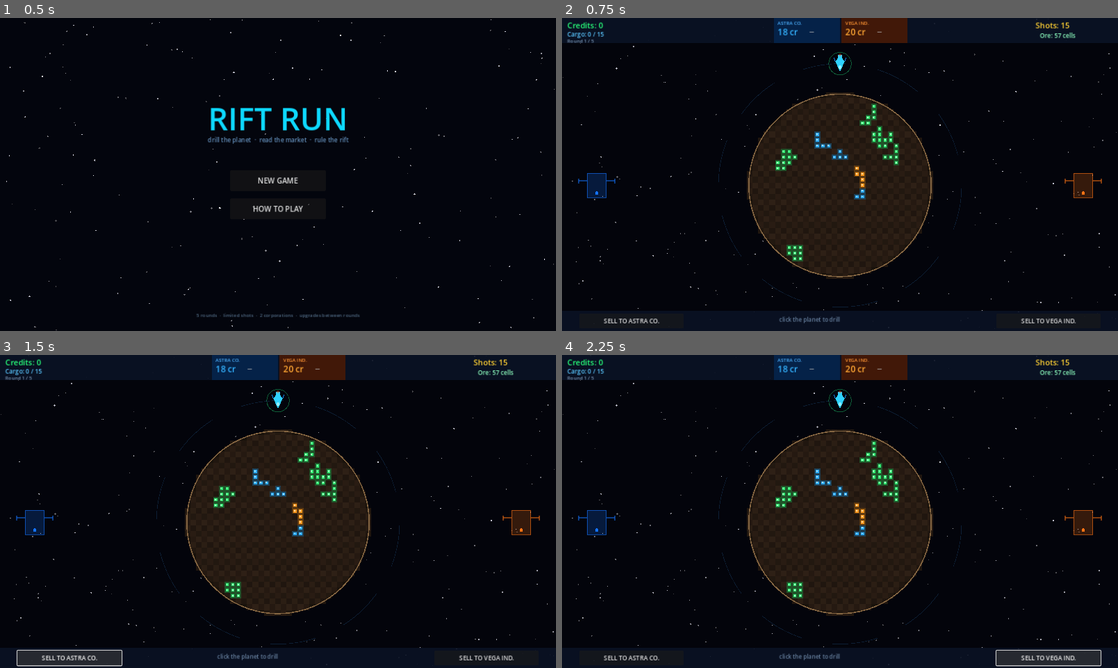
Above: before the commit, frames 1-4 (two rows, left to right).
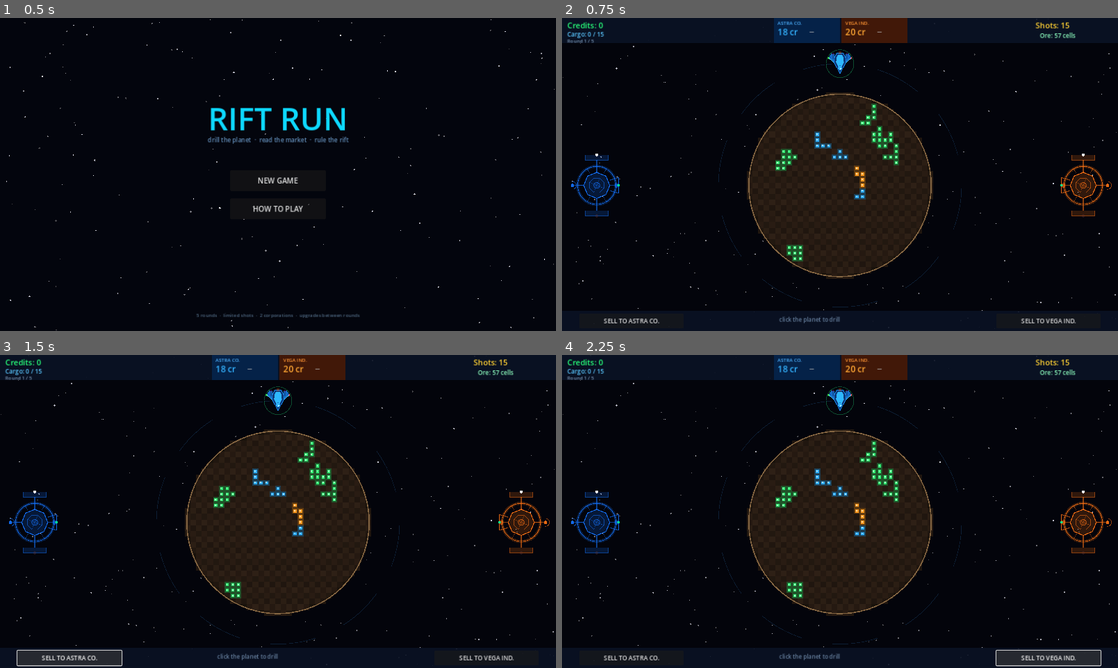
Above: after the commit, the same moments.

Repository: Chouinate/RiftRun
Game: Godot game, scene res://scenes/TitleScreen.tscn
The game is run twice, just before and just after one commit, with the same random seed, the same clock (stepped at 60 frames per second) and the same inputs.
Inputs:
- Up to frame 1 (0.5 s): no input
- Up to frame 2 (0.75 s): click "NEW GAME" at 0.5 s
- Up to frame 3 (1.5 s): click "SELL TO ASTRA CO." at 1.25 s
- Up to frame 4 (2.25 s): click "SELL TO VEGA IND." at 2 s

Frame 1 is identical in both runs. In frame 2, 1.3% of the frame differs, in the area x 1-99%, y 10-64%; in frame 3, 1.3%; in frame 4, 1.3%.

Commit message:
feat: better sprites, space station visuals, anti-correlated prices, cargo pod
- Ship: multi-layer hull with dark base + bright panel, proper wings with
  tip lights, side engine pods, oval cockpit with glare, tricolor exhausts
- Stations: octagonal hub, habitat ring with spokes, solar arrays with cell
  dividers, docking bay with approach arms, antenna dish, multi-phase running
  lights (blinking at staggered intervals)
- Prices: anti-correlated drift (shared swing moves alpha/beta in opposite
  directions) so one station is always clearly better; also fix price labels
  not refreshing after each update
- CargoPod: new script — small animated shuttle that flies from ship to
  chosen station; cargo is reserved on click, credits awarded on arrival
- pod_speed upgrade added (4 levels, 130→350 px/s) and shown in shop

https://claude.ai/code/session_0136tB8HxmH7uTAhZivJfW1J

Diff:
--- /dev/null
+++ b/scripts/CargoPod.gd
@@ -0,0 +1,84 @@
+## CargoPod.gd
+## A small cargo shuttle that flies from the player ship to a sell station.
+## Emits pod_arrived(corp, cargo_amount) on arrival, then frees itself.
+class_name CargoPod
+extends Node2D
+
+signal pod_arrived(corp: String, cargo_amount: int)
+
+var _corp:        String  = ""
+var _cargo:       int     = 0
+var _target:      Vector2 = Vector2.ZERO
+var _speed:       float   = 130.0
+var _flicker:     float   = 0.0
+var _initialized: bool    = false
+
+func setup(corp: String, cargo_amount: int,
+		from_pos: Vector2, to_pos: Vector2, speed: float) -> void:
+	_corp        = corp
+	_cargo       = cargo_amount
+	_target      = to_pos
+	_speed       = speed
+	global_position = from_pos
+	rotation     = (to_pos - from_pos).angle()
+	_initialized = true
+
+func _process(delta: float) -> void:
+	if not _initialized:
+		return
+	_flicker += delta * 10.0
+
+	var dir  := _target - global_position
+	var dist := dir.length()
+	if dist <= _speed * delta:
+		global_position = _target
+		emit_signal("pod_arrived", _corp, _cargo)
+		queue_free()
+		return
+
+	global_position += dir.normalized() * _speed * delta
+	rotation = dir.angle()
+	queue_redraw()
+
+func _draw() -> void:
+	if not _initialized:
+		return
+
+	# All geometry is in local space; +X axis points toward destination.
+	var col := Color(0.08, 0.50, 1.0) if _corp == "alpha" else Color(1.0, 0.50, 0.08)
+
+	# ── Main body ─────────────────────────────────────────────────
+	var body := PackedVector2Array([
+		Vector2( 12,   0),   # nose
+		Vector2(  5,  -5),
+		Vector2( -6,  -4),
+		Vector2(-10,   0),
+		Vector2( -6,   4),
+		Vector2(  5,   5),
+	])
+	draw_colored_polygon(body, Color(col.r * 0.4, col.g * 0.4, col.b * 0.4))
+	draw_colored_polygon(body, Color(col.r, col.g, col.b, 0.85))
+	draw_polyline(body + PackedVector2Array([body[0]]), col, 1.0)
+
+	# ── Small wings ───────────────────────────────────────────────
+	var wing_t := PackedVector2Array([
+		Vector2( 0, -4), Vector2(-4, -9), Vector2(-8, -5), Vector2(-6, -3)
+	])
+	var wing_b := PackedVector2Array([
+		Vector2( 0,  4), Vector2(-4,  9), Vector2(-8,  5), Vector2(-6,  3)
+	])
+	draw_colored_polygon(wing_t, Color(col.r * 0.6, col.g * 0.6, col.b * 0.6, 0.85))
+	draw_colored_polygon(wing_b, Color(col.r * 0.6, col.g * 0.6, col.b * 0.6, 0.85))
+	draw_polyline(wing_t + PackedVector2Array([wing_t[0]]), col, 0.8)
+	draw_polyline(wing_b + PackedVector2Array([wing_b[0]]), col, 0.8)
+
+	# ── Cockpit dot ───────────────────────────────────────────────
+	draw_circle(Vector2(6, 0), 2.0, Color(0.7, 0.95, 1.0, 0.9))
+
+	# ── Engine exhaust (rear, -X) ─────────────────────────────────
+	var fa := 0.55 + 0.45 * sin(_flicker)
+	var fb := 0.50 + 0.50 * sin(_flicker * 1.4 + 1.1)
+	draw_circle(Vector2(-10,  0), 4.0, Color(1.0, 0.55, 0.10, fa))
+	draw_circle(Vector2(-10,  0), 2.2, Color(1.0, 0.88, 0.30, fa * 0.8))
+	draw_circle(Vector2( -8, -3), 2.0, Color(col.r, col.g, col.b, fb * 0.6))
+	draw_circle(Vector2( -8,  3), 2.0, Color(col.r, col.g, col.b, fb * 0.6))
--- a/scripts/GameManager.gd
+++ b/scripts/GameManager.gd
@@ -51,6 +51,12 @@
 		"level": 0,  "max_level": 4,
 		"base_cost":  130, "cost_scale": 1.60
 	},
+	"pod_speed": {
+		"name":       "Pod Drive",
+		"desc":       "Cargo pod flies faster to the station.",
+		"level": 0,  "max_level": 4,
+		"base_cost":  150, "cost_scale": 1.70
+	},
 }
 
 # ── Derived stat helpers ──────────────────────────────────────────
@@ -70,6 +76,9 @@
 
 func get_cargo_cap() -> int:
 	return 15 + upgrades["cargo_hold"]["level"] * 15
+
+func get_pod_speed() -> float:
+	return 130.0 + upgrades["pod_speed"]["level"] * 55.0
 
 # ── Upgrade helpers ───────────────────────────────────────────────
 func get_upgrade_cost(key: String) -> int:
@@ -110,14 +119,16 @@
 	prev_alpha = price_alpha
 	prev_beta  = price_beta
 
-	price_alpha = clamp(price_alpha + randi_range(-9, 9), 8, 58)
-	price_beta  = clamp(price_beta  + randi_range(-9, 9), 8, 58)
+	# Anti-correlated drift: shared swing pushes the two prices in opposite directions
+	var swing := randi_range(-7, 7)
+	price_alpha = clamp(price_alpha + swing + randi_range(-2, 2), 8, 58)
+	price_beta  = clamp(price_beta  - swing + randi_range(-2, 2), 8, 58)
 
-	if randf() < 0.12: price_alpha = randi_range(38, 58)
-	if randf() < 0.12: price_beta  = randi_range(38, 58)
-	if randf() < 0.06:
-		price_alpha = randi_range(8, 18)
-		price_beta  = randi_range(8, 18)
+	# Occasional individual spikes / crashes
+	if randf() < 0.10: price_alpha = randi_range(38, 58)
+	if randf() < 0.10: price_beta  = randi_range(38, 58)
+	if randf() < 0.04: price_alpha = randi_range(8, 18)
+	if randf() < 0.04: price_beta  = randi_range(8, 18)
 
 	emit_signal("prices_changed", price_alpha, price_beta, prev_alpha, prev_beta)
 
--- a/scripts/GameWorld.gd
+++ b/scripts/GameWorld.gd
@@ -125,6 +125,7 @@
 		_price_timer   = 0.0
 		_next_price_cd = randf_range(PRICE_INTERVAL_MIN, PRICE_INTERVAL_MAX)
 		GameManager.update_prices()
+		_update_price_display()
 
 	# HUD refresh
 	_lbl_credits.text = "Credits: " + str(GameManager.credits)
@@ -182,18 +183,99 @@
 	_draw_one_station("beta",  Vector2(SCREEN_W - 80.0, PLANET_POS.y))
 
 func _draw_one_station(corp: String, pos: Vector2) -> void:
-	var base_col := Color(0.08, 0.45, 1.0) if corp == "alpha" else Color(1.0, 0.45, 0.08)
-	# Main body
-	draw_rect(Rect2(pos.x - 22, pos.y - 28, 44, 56), base_col * Color(1,1,1,0.2))
-	draw_rect(Rect2(pos.x - 22, pos.y - 28, 44, 56), base_col * Color(1,1,1,0.6), false, 1.5)
-	# Solar panel arms
-	draw_line(pos + Vector2(-22, -10), pos + Vector2(-42, -10), base_col * Color(1,1,1,0.5), 3.0)
-	draw_line(pos + Vector2(-42, -16), pos + Vector2(-42, -4),  base_col * Color(1,1,1,0.5), 3.0)
-	draw_line(pos + Vector2( 22, -10), pos + Vector2( 42, -10), base_col * Color(1,1,1,0.5), 3.0)
-	draw_line(pos + Vector2( 42, -16), pos + Vector2( 42, -4),  base_col * Color(1,1,1,0.5), 3.0)
-	# Docking light
-	var blink := fmod(Time.get_ticks_msec() * 0.001, 1.0) > 0.5
-	draw_circle(pos + Vector2(0, 18), 4.0, base_col if blink else base_col * Color(1,1,1,0.2))
+	var base_col  := Color(0.08, 0.45, 1.0)  if corp == "alpha" else Color(1.0, 0.45, 0.08)
+	var dim_col   := Color(base_col.r, base_col.g, base_col.b, 0.18)
+	var mid_col   := Color(base_col.r, base_col.g, base_col.b, 0.55)
+	var bright    := Color(base_col.r, base_col.g, base_col.b, 0.90)
+	# Side that faces the planet
+	var bay_side  := 1  if corp == "alpha" else -1
+	# Side away from the planet (antenna side)
+	var ant_side  := -1 if corp == "alpha" else 1
+	var t := Time.get_ticks_msec() * 0.001
+
+	# ── Outer hull ring ───────────────────────────────────────────
+	var hub_pts := PackedVector2Array()
+	for i in 8:
+		var a := i * TAU / 8.0
+		hub_pts.append(pos + Vector2(cos(a), sin(a)) * 30.0)
+	draw_colored_polygon(hub_pts, dim_col)
+	draw_polyline(hub_pts + PackedVector2Array([hub_pts[0]]), bright, 1.8)
+
+	# Inner structural ring
+	var inner_pts := PackedVector2Array()
+	for i in 8:
+		var a := i * TAU / 8.0 + PI / 8.0
+		inner_pts.append(pos + Vector2(cos(a), sin(a)) * 18.0)
+	draw_polyline(inner_pts + PackedVector2Array([inner_pts[0]]), mid_col, 1.0)
+
+	# Cross-struts inside
+	draw_line(inner_pts[0], inner_pts[4], mid_col, 0.7)
+	draw_line(inner_pts[2], inner_pts[6], mid_col, 0.7)
+
+	# Centre core
+	draw_circle(pos, 7.0, dim_col)
+	draw_circle(pos, 7.0, mid_col, false)
+
+	# ── Habitat ring (slow rotation effect via blink phase) ───────
+	draw_arc(pos, 44.0, 0.0, TAU, 48, Color(base_col.r, base_col.g, base_col.b, 0.22), 7.0)
+	draw_arc(pos, 44.0, 0.0, TAU, 48, bright, 1.2)
+	# Ring spokes
+	for i in 6:
+		var a := i * TAU / 6.0
+		draw_line(pos + Vector2(cos(a), sin(a)) * 30.0,
+				  pos + Vector2(cos(a), sin(a)) * 44.0, mid_col, 1.0)
+
+	# ── Solar panel arrays (top and bottom) ──────────────────────
+	# Arm
+	draw_line(pos + Vector2(0, -30), pos + Vector2(0, -58), mid_col, 3.0)
+	draw_line(pos + Vector2(0,  30), pos + Vector2(0,  58), mid_col, 3.0)
+	# Panel bodies
+	draw_rect(Rect2(pos.x - 26, pos.y - 70, 52, 12), dim_col)
+	draw_rect(Rect2(pos.x - 26, pos.y - 70, 52, 12), mid_col, false, 1.0)
+	draw_rect(Rect2(pos.x - 26, pos.y +  58, 52, 12), dim_col)
+	draw_rect(Rect2(pos.x - 26, pos.y +  58, 52, 12), mid_col, false, 1.0)
+	# Panel cell dividers
+	for ci in 3:
+		var lx := pos.x - 26 + (ci + 1) * 13
+		draw_line(Vector2(lx, pos.y - 70), Vector2(lx, pos.y - 58), mid_col, 0.6)
+		draw_line(Vector2(lx, pos.y + 58), Vector2(lx, pos.y + 70), mid_col, 0.6)
+
+	# ── Docking bay (planet-facing side) ─────────────────────────
+	draw_line(pos + Vector2(bay_side * 30,  -12),
+			  pos + Vector2(bay_side * 50,  -18), mid_col, 2.0)
+	draw_line(pos + Vector2(bay_side * 30,   12),
+			  pos + Vector2(bay_side * 50,   18), mid_col, 2.0)
+	# Bay opening highlight
+	draw_line(pos + Vector2(bay_side * 50, -18),
+			  pos + Vector2(bay_side * 50,  18), bright, 1.5)
+	# Interior glow
+	var bay_blink := fmod(t * 0.8, 1.0) > 0.5
+	var bay_glow  := Color(base_col.r, base_col.g, base_col.b, 0.55 if bay_blink else 0.15)
+	draw_circle(pos + Vector2(bay_side * 46, 0), 5.0, bay_glow)
+
+	# ── Antenna spire (away from planet) ─────────────────────────
+	draw_line(pos + Vector2(ant_side * 30, 0),
+			  pos + Vector2(ant_side * 56, 0), mid_col, 2.0)
+	# Cross-bar
+	draw_line(pos + Vector2(ant_side * 56, -8),
+			  pos + Vector2(ant_side * 56,  8), mid_col, 1.5)
+	# Dish
+	draw_arc(pos + Vector2(ant_side * 56, 0), 9.0,
+			 -PI * 0.5 + ant_side * 0.2, PI * 0.5 + ant_side * 0.2, 12, mid_col, 1.5)
+
+	# ── Running lights ────────────────────────────────────────────
+	var b0 := fmod(t,        1.2) > 0.6
+	var b1 := fmod(t + 0.4,  1.2) > 0.6
+	var b2 := fmod(t + 0.8,  1.2) > 0.6
+	var b3 := fmod(t + 0.25, 0.8) > 0.4
+	draw_circle(pos + Vector2(0, -70), 3.5,
+		Color(1.0, 1.0, 1.0, 0.95) if b0 else Color(0.4, 0.4, 0.4, 0.3))
+	draw_circle(pos + Vector2(0,  70), 3.5,
+		Color(1.0, 0.3, 0.3, 0.95) if b1 else Color(0.4, 0.2, 0.2, 0.3))
+	draw_circle(pos + Vector2(ant_side * 56, 0), 4.0,
+		bright if b2 else Color(base_col.r, base_col.g, base_col.b, 0.15))
+	draw_circle(pos + Vector2(bay_side * 50, 0), 3.0,
+		Color(0.0, 1.0, 0.6, 0.9) if b3 else Color(0.0, 0.4, 0.2, 0.3))
 
 # ─────────────────────────────────────────────────────────────────
 # HUD
@@ -312,11 +394,34 @@
 func _on_sell(corp: String) -> void:
 	if GameManager.cargo <= 0:
 		return
-	var earned := GameManager.sell_cargo(corp)
-	if earned > 0:
-		_sell_popup.text    = "+" + str(earned) + " credits!"
-		_sell_popup.visible = true
-		_popup_timer        = 2.5
+
+	# Capture cargo and lock in the current price; zero out cargo immediately
+	var captured_cargo := GameManager.cargo
+	var locked_price   := GameManager.price_alpha if corp == "alpha" else GameManager.price_beta
+	GameManager.cargo  = 0
+	GameManager.emit_signal("cargo_changed", 0, GameManager.get_cargo_cap())
+
+	_sell_popup.text    = "Pod en route..."
+	_sell_popup.visible = true
+	_popup_timer        = 1.5
+
+	# Determine world positions
+	var pod_start := ship.global_position
+	var pod_end   := Vector2(80.0, PLANET_POS.y) if corp == "alpha" \
+					else Vector2(SCREEN_W - 80.0, PLANET_POS.y)
+
+	var pod := CargoPod.new()
+	add_child(pod)
+	pod.setup(corp, captured_cargo, pod_start, pod_end, GameManager.get_pod_speed())
+	pod.pod_arrived.connect(_on_pod_arrived.bind(locked_price))
+
+func _on_pod_arrived(corp: String, cargo_amount: int, locked_price: int) -> void:
+	var earned := cargo_amount * locked_price
+	GameManager.credits += earned
+	GameManager.emit_signal("credits_changed", GameManager.credits)
+	_sell_popup.text    = "+" + str(earned) + " credits!"
+	_sell_popup.visible = true
+	_popup_timer        = 2.5
 
 func _update_shots_label() -> void:
 	_lbl_shots.text = "Shots: " + str(_shots_left)
--- a/scripts/Ship.gd
+++ b/scripts/Ship.gd
@@ -66,36 +66,84 @@
 	emit_signal("laser_fired", current_angle)
 
 func _draw() -> void:
-	# Ship body — nose at local (0, -len), pointing toward planet
-	var body := PackedVector2Array([
-		Vector2( 0,  -18),   # nose
-		Vector2( 11,   5),
-		Vector2(  6,  11),
-		Vector2(  4,  20),
-		Vector2( -4,  20),
-		Vector2( -6,  11),
-		Vector2(-11,   5),
+	# ── Outer hull (dark base layer) ─────────────────────────────
+	var hull_outer := PackedVector2Array([
+		Vector2(  0, -23),   # nose
+		Vector2( 14,   3),
+		Vector2( 13,  14),
+		Vector2(  8,  24),
+		Vector2( -8,  24),
+		Vector2(-13,  14),
+		Vector2(-14,   3),
 	])
-	var hull_col := Color(0.18, 0.82, 1.00)
-	draw_colored_polygon(body, hull_col)
+	draw_colored_polygon(hull_outer, Color(0.05, 0.22, 0.48))
+	draw_polyline(hull_outer + PackedVector2Array([hull_outer[0]]), Color(0.10, 0.55, 0.95), 1.3)
 
-	# Cockpit window
-	draw_circle(Vector2(0, -8), 4.0, Color(0.6, 0.95, 1.0, 0.9))
+	# ── Inner hull panel (bright top coat) ───────────────────────
+	var hull_inner := PackedVector2Array([
+		Vector2(  0, -17),
+		Vector2(  9,   3),
+		Vector2(  8,  13),
+		Vector2(  5,  20),
+		Vector2( -5,  20),
+		Vector2( -8,  13),
+		Vector2( -9,   3),
+	])
+	draw_colored_polygon(hull_inner, Color(0.18, 0.72, 1.00))
 
-	# Engine exhaust (bottom)
+	# ── Wings ─────────────────────────────────────────────────────
+	var wing_l := PackedVector2Array([
+		Vector2(-14,  3), Vector2(-26, 13), Vector2(-20, 22), Vector2(-13, 14)
+	])
+	var wing_r := PackedVector2Array([
+		Vector2( 14,  3), Vector2( 26, 13), Vector2( 20, 22), Vector2( 13, 14)
+	])
+	draw_colored_polygon(wing_l, Color(0.07, 0.38, 0.75))
+	draw_colored_polygon(wing_r, Color(0.07, 0.38, 0.75))
+	draw_polyline(wing_l + PackedVector2Array([wing_l[0]]), Color(0.10, 0.55, 0.95), 1.0)
+	draw_polyline(wing_r + PackedVector2Array([wing_r[0]]), Color(0.10, 0.55, 0.95), 1.0)
+	# Accent stripe along leading edge
+	draw_line(wing_l[0], wing_l[1], Color(0.35, 0.90, 1.0, 0.7), 1.5)
+	draw_line(wing_r[0], wing_r[1], Color(0.35, 0.90, 1.0, 0.7), 1.5)
+	# Wing tip lights
+	draw_circle(wing_l[1], 2.0, Color(1.0, 0.3, 0.3, 0.9))
+	draw_circle(wing_r[1], 2.0, Color(0.3, 1.0, 0.3, 0.9))
+
+	# ── Side engine pods ─────────────────────────────────────────
+	var pod_pts_l := PackedVector2Array([
+		Vector2(-18, 10), Vector2(-14,  8), Vector2(-14, 22), Vector2(-18, 22)
+	])
+	var pod_pts_r := PackedVector2Array([
+		Vector2( 18, 10), Vector2( 14,  8), Vector2( 14, 22), Vector2( 18, 22)
+	])
+	draw_colored_polygon(pod_pts_l, Color(0.06, 0.28, 0.58))
+	draw_colored_polygon(pod_pts_r, Color(0.06, 0.28, 0.58))
+	draw_polyline(pod_pts_l + PackedVector2Array([pod_pts_l[0]]), Color(0.10, 0.50, 0.85), 1.0)
+	draw_polyline(pod_pts_r + PackedVector2Array([pod_pts_r[0]]), Color(0.10, 0.50, 0.85), 1.0)
+
+	# ── Cockpit ───────────────────────────────────────────────────
+	draw_circle(Vector2( 0, -10), 5.5, Color(0.08, 0.45, 0.78))
+	draw_circle(Vector2( 0, -10), 4.5, Color(0.20, 0.72, 1.00, 0.95))
+	draw_circle(Vector2(-1.5, -11.5), 2.0, Color(0.75, 0.97, 1.0, 0.85))  # glare
+
+	# ── Engine exhausts ───────────────────────────────────────────
 	var moving := (_state == State.ROTATING)
 	if moving:
 		var flicker_a := 0.6 + 0.4 * sin(_engine_flicker)
-		draw_circle(Vector2(0, 20), 5.5, Color(1.0, 0.45, 0.10, flicker_a))
-		draw_circle(Vector2(0, 22), 3.0, Color(1.0, 0.80, 0.30, flicker_a * 0.7))
+		var flicker_b := 0.5 + 0.5 * sin(_engine_flicker * 1.3 + 0.8)
+		# Main centre engine
+		draw_circle(Vector2( 0, 25), 6.0, Color(1.00, 0.45, 0.08, flicker_a))
+		draw_circle(Vector2( 0, 27), 3.5, Color(1.00, 0.82, 0.25, flicker_a * 0.75))
+		# Side engine pods
+		draw_circle(Vector2(-16, 23), 3.5, Color(0.70, 0.25, 1.00, flicker_b))
+		draw_circle(Vector2( 16, 23), 3.5, Color(0.70, 0.25, 1.00, flicker_b))
+		draw_circle(Vector2(-16, 25), 2.0, Color(0.90, 0.60, 1.00, flicker_b * 0.7))
+		draw_circle(Vector2( 16, 25), 2.0, Color(0.90, 0.60, 1.00, flicker_b * 0.7))
 	else:
-		# Dim idle glow
-		draw_circle(Vector2(0, 20), 3.5, Color(1.0, 0.35, 0.05, 0.35))
+		draw_circle(Vector2( 0, 25), 4.0, Color(1.00, 0.35, 0.05, 0.30))
+		draw_circle(Vector2(-16, 23), 2.5, Color(0.70, 0.25, 1.00, 0.22))
+		draw_circle(Vector2( 16, 23), 2.5, Color(0.70, 0.25, 1.00, 0.22))
 
-	# Wing accents
-	draw_line(Vector2(-11, 5), Vector2(-14, 14), Color(0.1, 0.55, 0.95), 1.5)
-	draw_line(Vector2( 11, 5), Vector2( 14, 14), Color(0.1, 0.55, 0.95), 1.5)
-
-	# Ready indicator ring when IDLE (subtle teal ring)
+	# ── IDLE ready-ring ───────────────────────────────────────────
 	if _state == State.IDLE:
-		draw_arc(Vector2.ZERO, 26.0, 0.0, TAU, 24, Color(0.15, 1.0, 0.55, 0.35), 1.5)
+		draw_arc(Vector2.ZERO, 32.0, 0.0, TAU, 36, Color(0.15, 1.0, 0.55, 0.28), 1.5)
